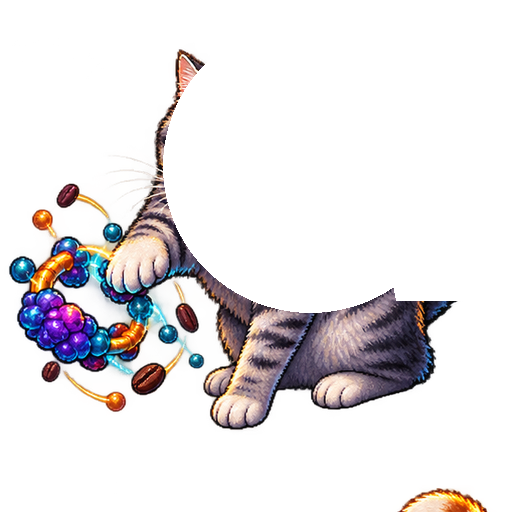
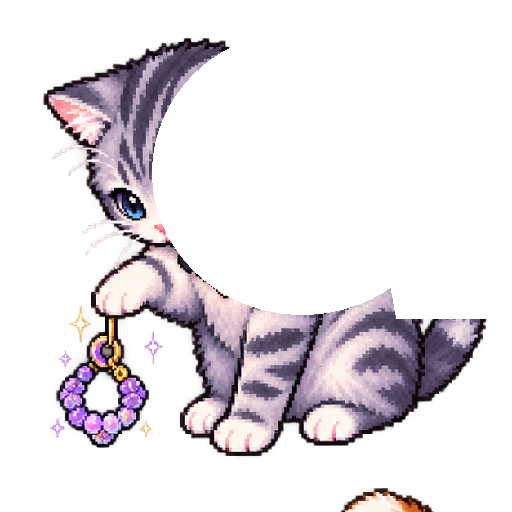
Revision of a layered 512px x 512px image; what changed, layer by layer:
painted on "head" over [152, 40, 458, 315]
painted on "tail" over [391, 288, 459, 319]
